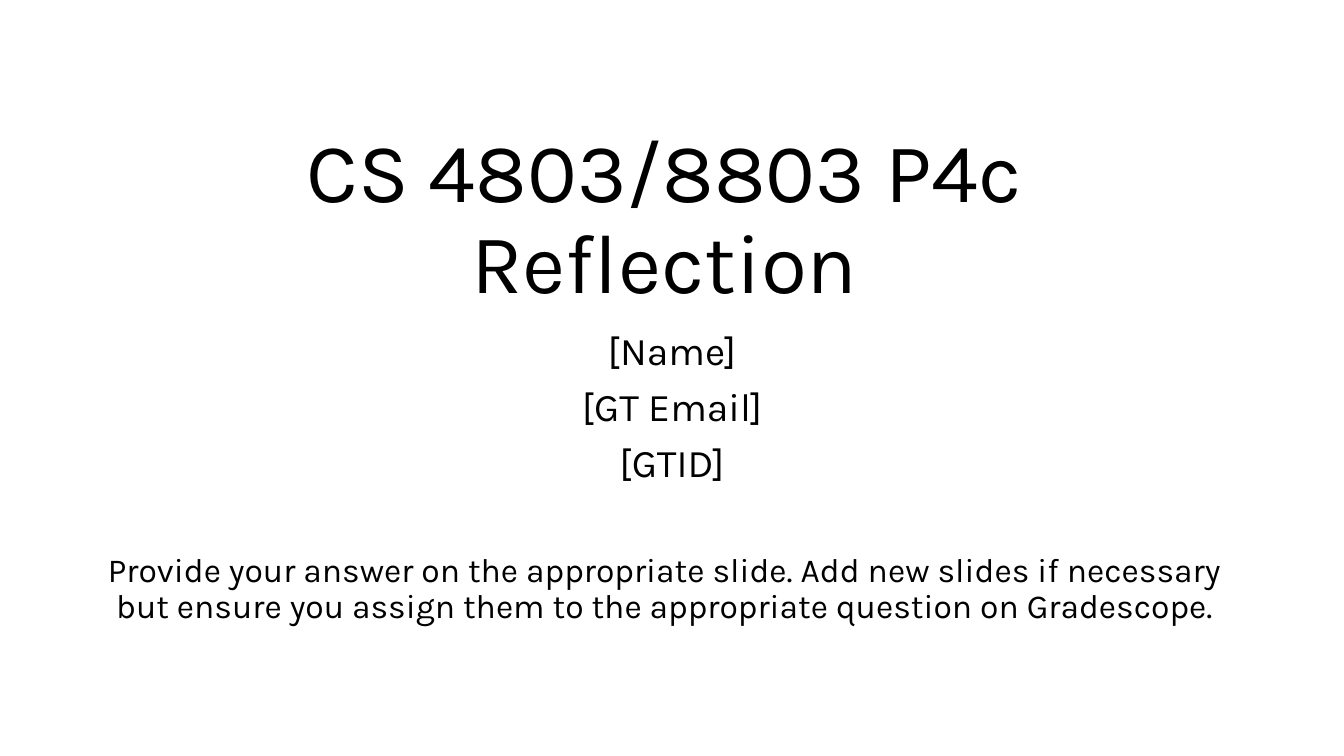
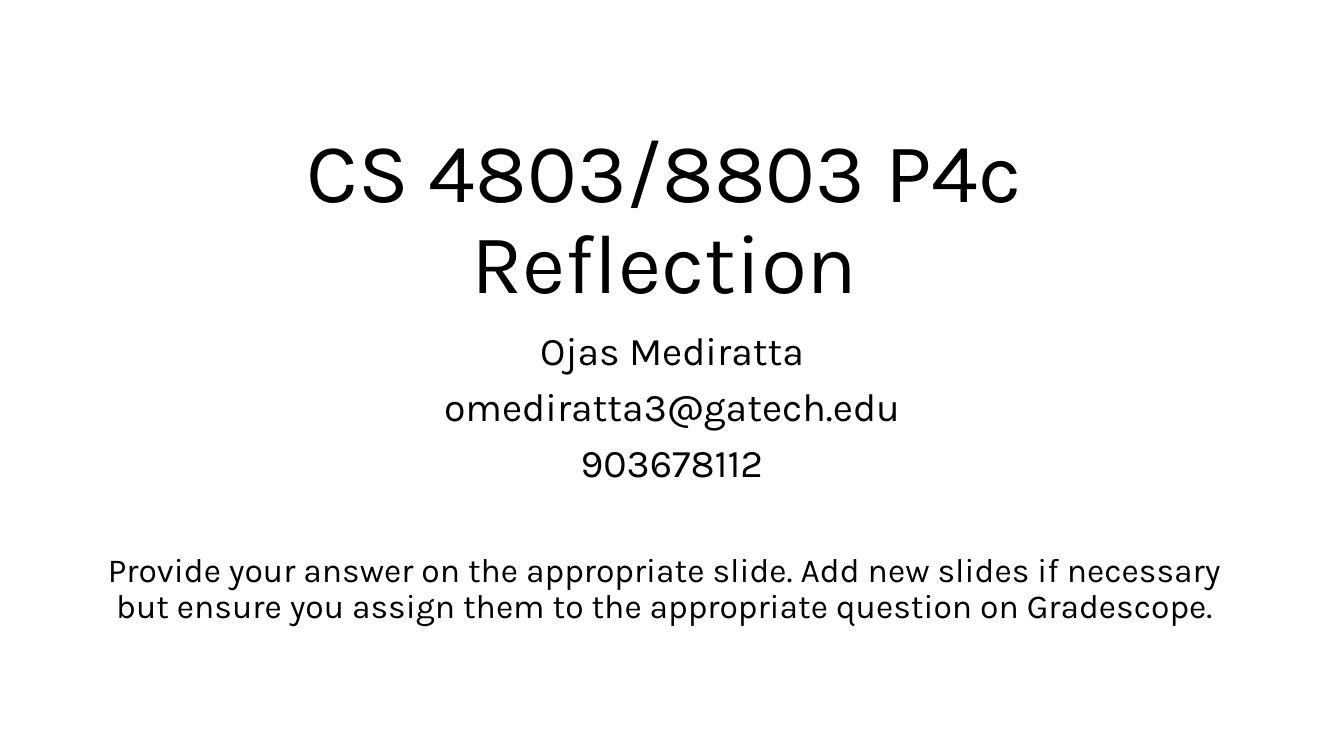
Before and after one commit to ojas-mediratta/Advanced-Mobile-Robotics, a slide deck: slide 1 of project_4b/4c_Reflection_Questions.pptx. Drawn at 1344x756 pixels with LibreOffice and Linux fonts; fonts in the diff are those of the drawing. Boxes give left, top, right and bottom in pixels: in the first picture for what was removed or moved away, otherwise in the second. Text is boxed around its words. In the diff, an @@ line names an element or a change of style, - is before the commit and + after.

```diff
--- a/project_4b/4c_Reflection_Questions.pptx
+++ b/project_4b/4c_Reflection_Questions.pptx
@@ subtitle at <box>444,338,900,478</box>: text changed @@
-[Name]
-[GT Email]
-[GTID]
+Ojas Mediratta
+omediratta3@gatech.edu
+903678112
```
Also in this commit, not shown: 5 other slides changed, 5 other files.
